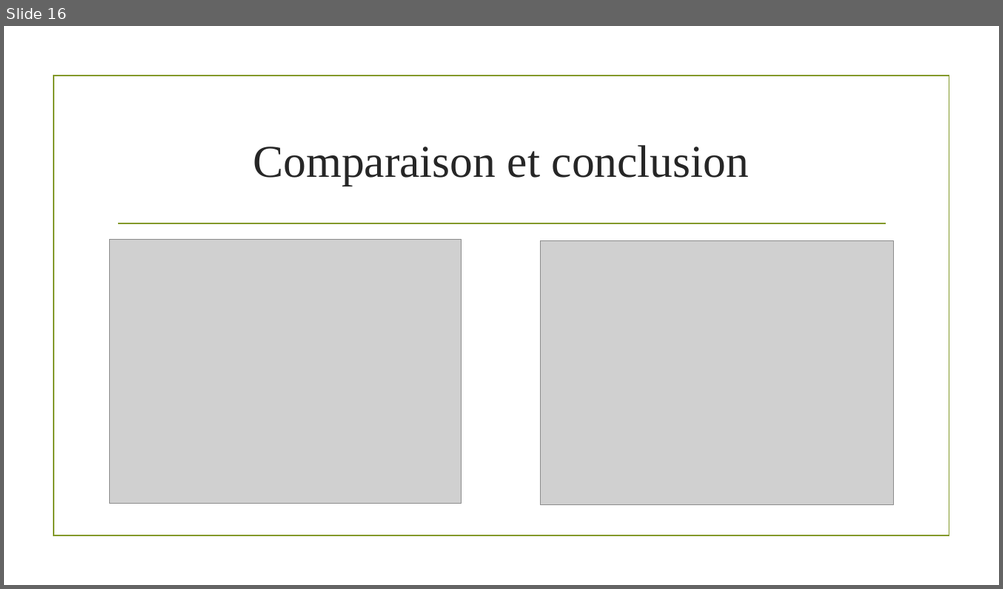
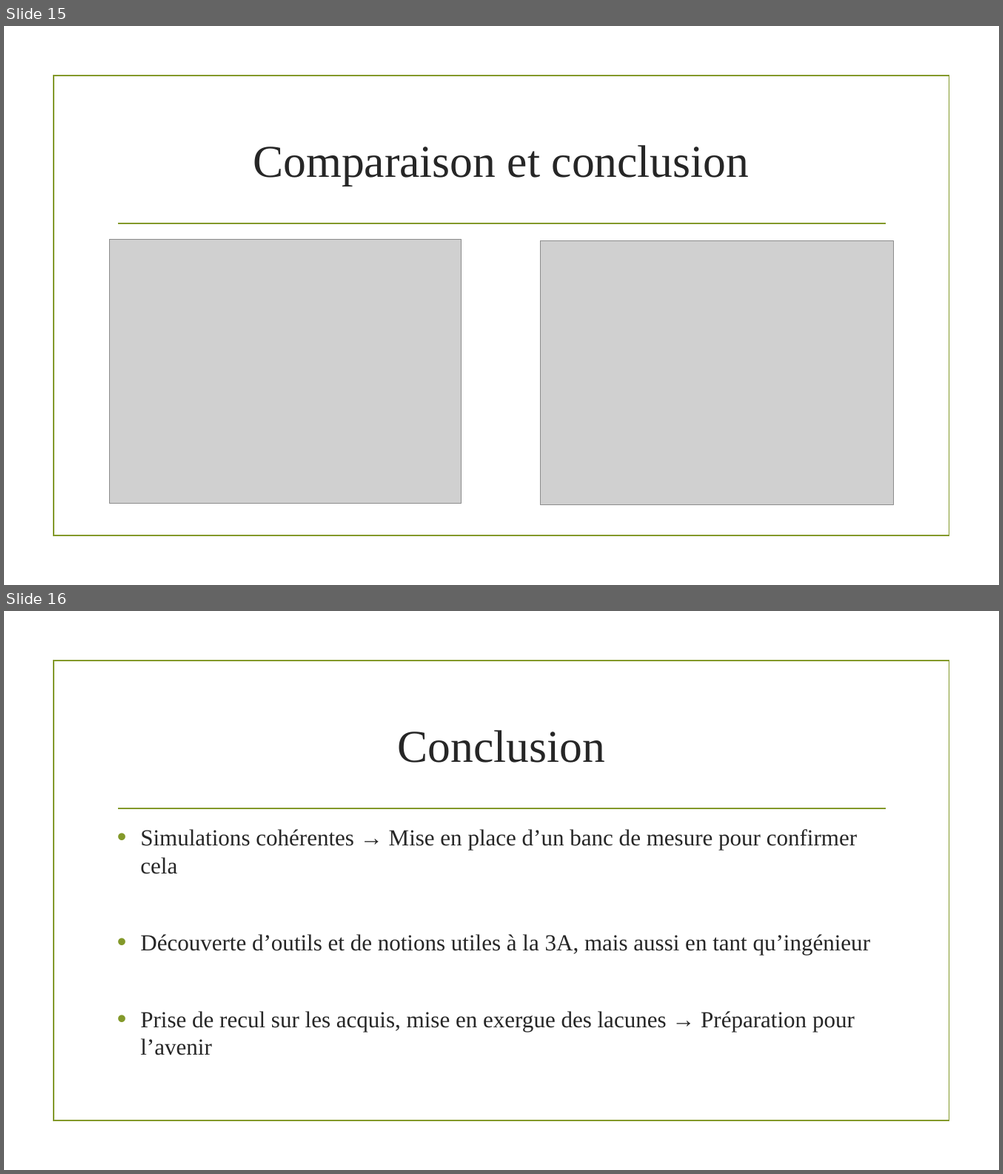
Before and after one commit to MaxENSTAB/Stage2A, a slide deck: Soutenance.pptx. Shown one above the other, each under a label of ours: slide 16 before the commit, slides 15 and 16 after it. The pictures are 1003x589 and 1003x1174 pixels, drawn with LibreOffice and Linux fonts; fonts in the diff are those of the drawing; grey boxes stand for pictures; background and template pictures are left out. Boxes give left, top, right and bottom in pixels: in the first picture for what was removed or moved away, otherwise in the second. Text is boxed around its words. In the diff, an @@ line names an element or a change of style, - is before the commit and + after.

```diff
--- a/Soutenance.pptx
+++ b/Soutenance.pptx
@@ slide 16 added at (x1=4, y1=611, x2=999, y2=1170), background picture (left out); not listed: 2 template elements that a slide beside it also shows @@
@@ title added at (x1=398, y1=730, x2=605, y2=763), 44 pt, text #262626 @@
+Conclusion
@@ text added at (x1=140, y1=829, x2=871, y2=1056), 22.2 pt, text #262626 @@
+• Simulations cohérentes → Mise en place d’un banc de mesure pour confirmer cela
+• Découverte d’outils et de notions utiles à la 3A, mais aussi en tant qu’ingénieur
+• Prise de recul sur les acquis, mise en exergue des lacunes → Préparation pour l’avenir
@@ what was slide 16 is now slide 15 @@
```
Also in this commit, not shown: 1 other slide added, 1 slide removed, 2 other files.
